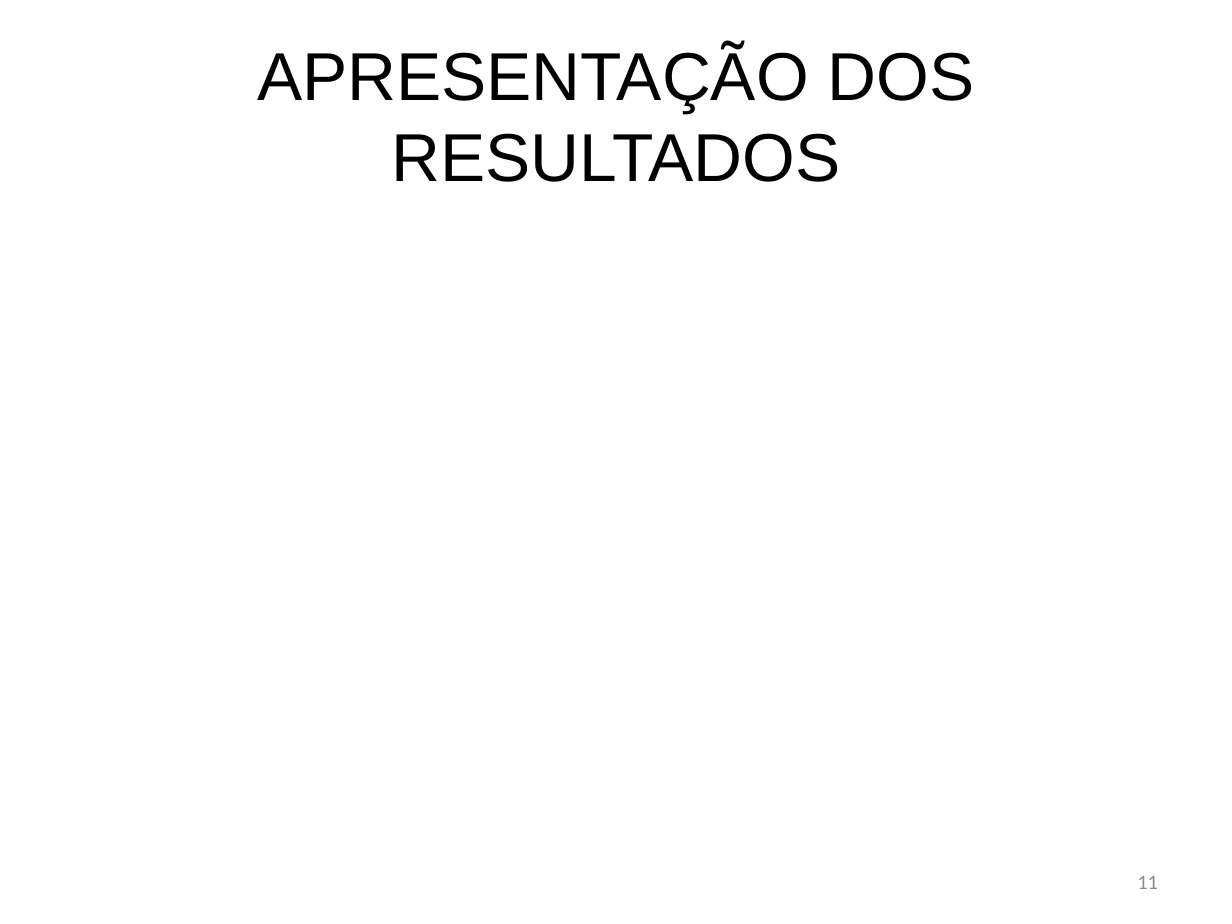
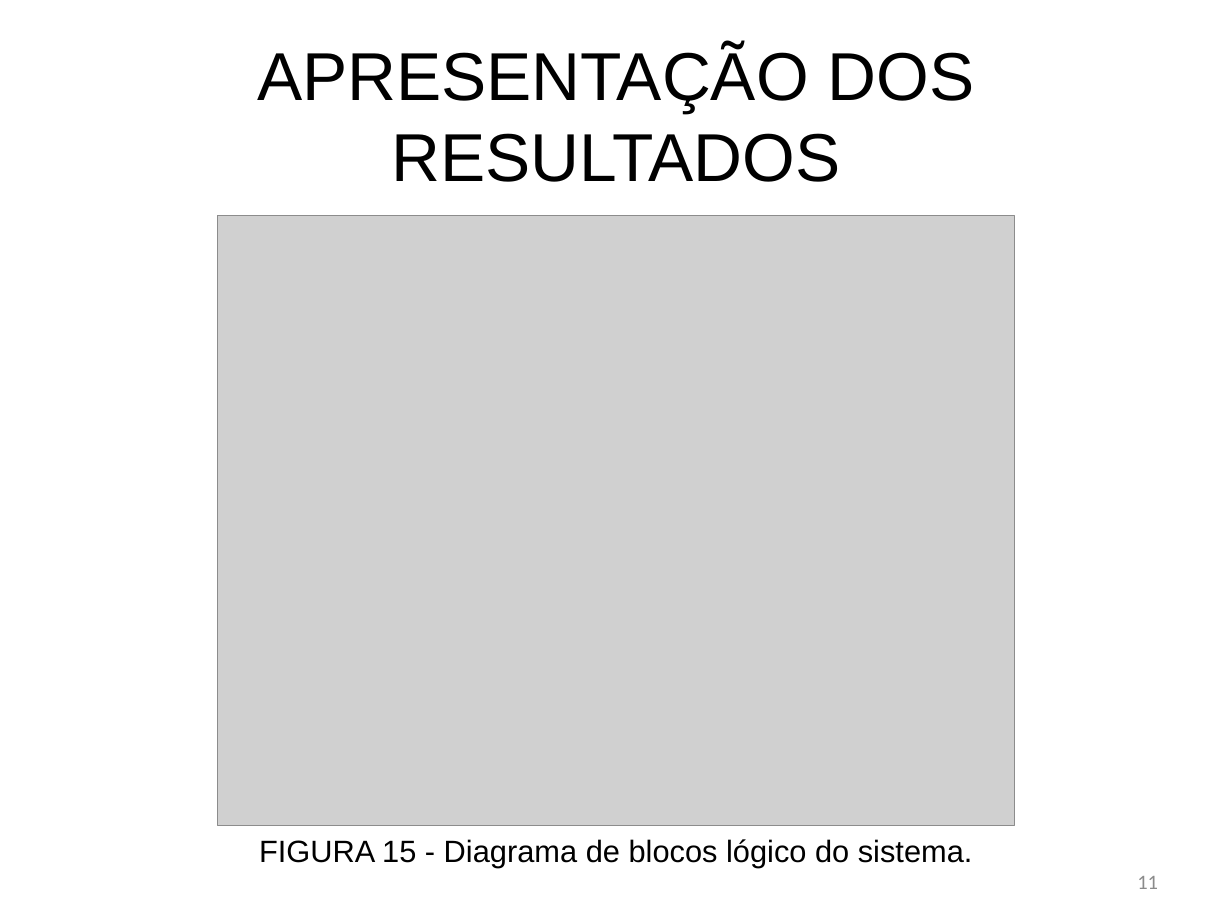
Before and after one commit to bengelbert/ifsc, a slide deck: slide 11 of tcc/docs/monograph.pptx. Drawn at 1232x924 pixels with LibreOffice and Linux fonts; fonts in the diff are those of the drawing; grey boxes stand for pictures. Boxes give left, top, right and bottom in pixels: in the first picture for what was removed or moved away, otherwise in the second. Text is boxed around its words. In the diff, an @@ line names an element or a change of style, - is before the commit and + after.

```diff
--- a/tcc/docs/monograph.pptx
+++ b/tcc/docs/monograph.pptx
@@ picture added at bbox=[218, 216, 1015, 825] @@
@@ text added at bbox=[259, 839, 973, 868], 18 pt, text #000000 @@
+FIGURA 15 - Diagrama de blocos lógico do sistema.
```
Also in this commit, not shown: 7 other slides changed.
